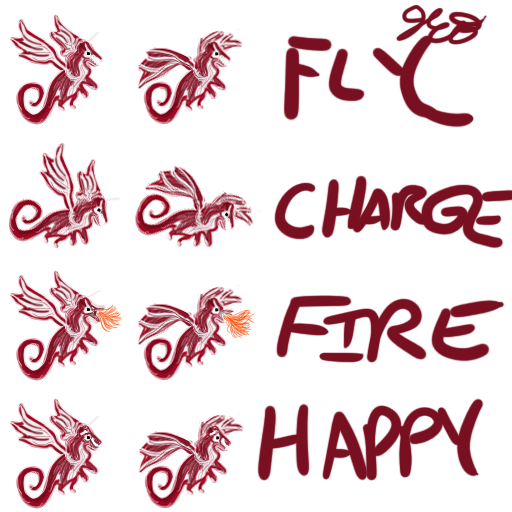
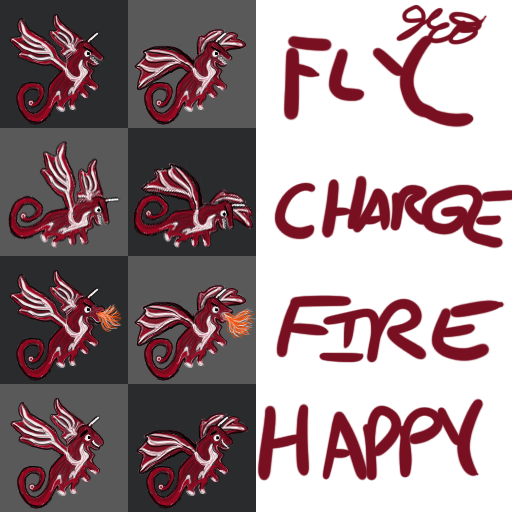
Comparing the layer stacks of the two 512×512 images. Changes:
renamed "FireBall1" to "Fireball2 v2", painted on it over [9, 270, 256, 381]
renamed "HappyDragon2" to "Layer 1", moved it above "Dragon Dive 2 v2", painted on it over [66, 399, 249, 509]
renamed "DragonDive2" to "Dragon Dive 2 v2", painted on it over [132, 142, 260, 249]
removed layer "FireBall2" over [136, 284, 256, 381]
painted on "DragonFly2" over [134, 15, 247, 125]
moved "HappyDragon" above "DragonDive1 v2", painted on it over [10, 398, 104, 509]
renamed "DragonDive1" to "DragonDive1 v2", painted on it over [8, 140, 121, 251]
painted on "Art" over [9, 14, 105, 300]
showed "Rectangle 1" (8th of 14) over [0, 384, 128, 512]
showed "Rectangle 1" (9th of 14) over [128, 256, 256, 384]
showed "Rectangle 1" (10th of 14) over [0, 128, 128, 256]
showed "Rectangle 1" (11th of 14) over [128, 0, 256, 128]
showed "Rectangle 1" (12th of 14) over [128, 384, 256, 512]
showed "Rectangle 1" (13th of 14) over [0, 256, 128, 384]
showed "Rectangle 1" (14th of 14) over [128, 128, 256, 256]
showed "Background" (2nd of 2) over [0, 0, 256, 128]
